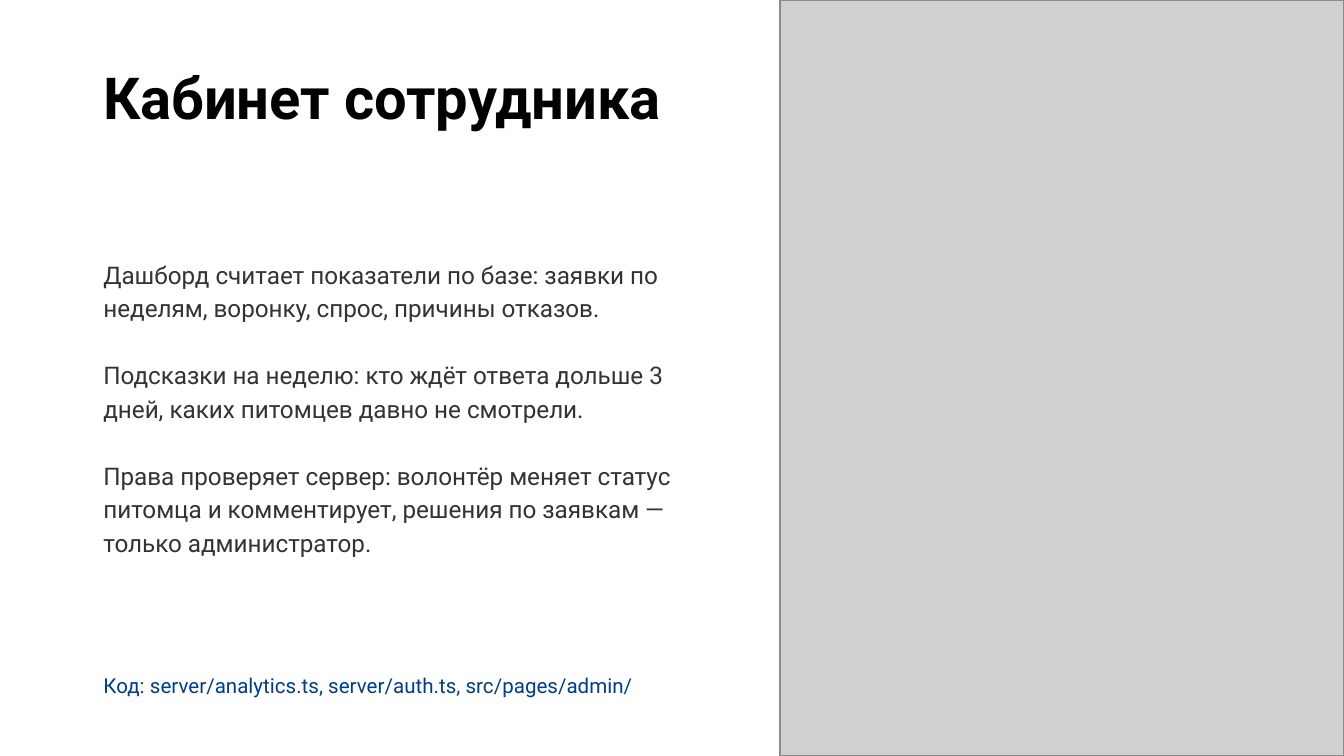
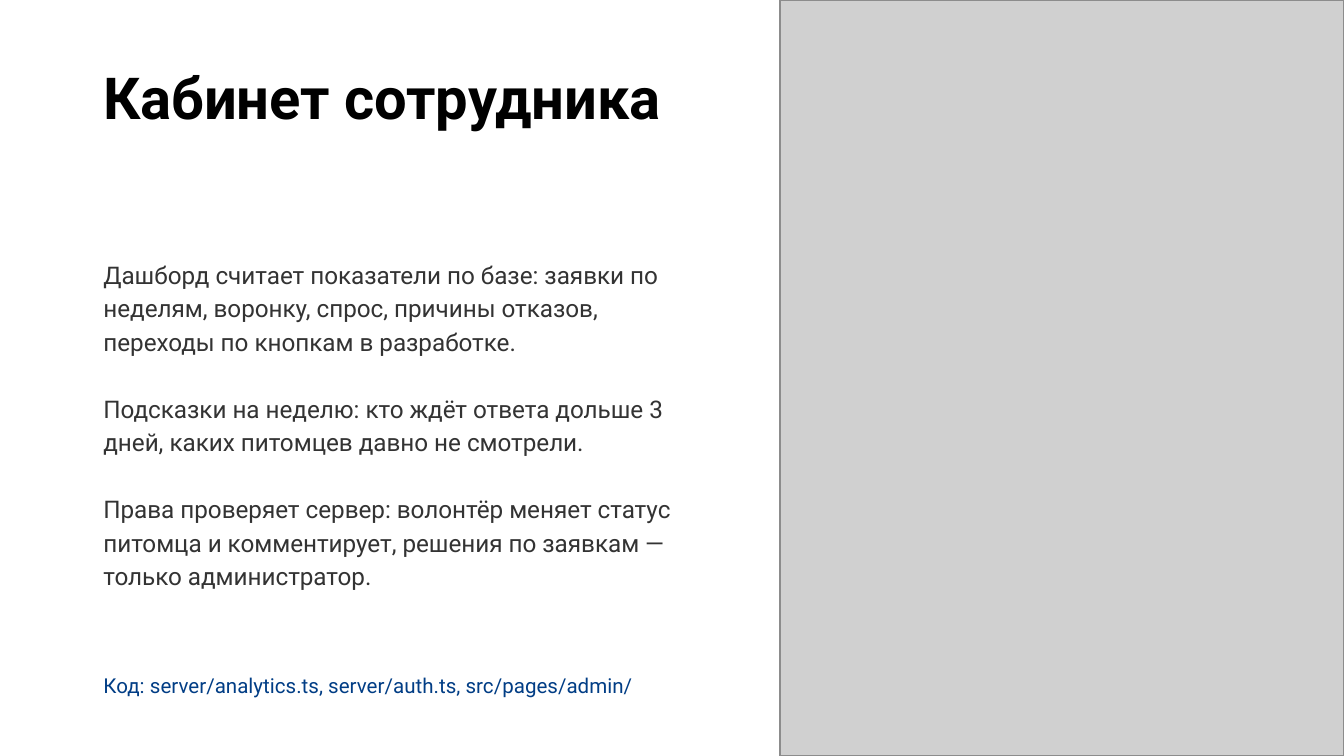
Before and after one commit to VitalyKruk/dobryi-dom, a slide deck: slide 11 of docs/Добрый_дом_Защита_проекта.pptx. Drawn at 1344x756 pixels with LibreOffice and Linux fonts; fonts in the diff are those of the drawing; grey boxes stand for pictures; background and template pictures are left out. Boxes give left, top, right and bottom in pixels: in the first picture for what was removed or moved away, otherwise in the second. Text is boxed around its words. In the diff, an @@ line names an element or a change of style, - is before the commit and + after.

```diff
--- a/docs/Добрый_дом_Защита_проекта.pptx
+++ b/docs/Добрый_дом_Защита_проекта.pptx
@@ title at bbox=[103, 265, 671, 586]: text changed @@
-Дашборд считает показатели по базе: заявки по неделям, воронку, спрос, причины отказов.
-Подсказки на неделю: кто ждёт ответа дольше 3 дней, каких питомцев давно не смотрели.
-Права проверяет сервер: волонтёр меняет статус питомца и комментирует, решения по заявкам — только администратор.
+Дашборд считает показатели по базе: заявки по неделям, воронку, спрос, причины отказов, переходы по кнопкам в разработке.
+Подсказки на неделю: кто ждёт ответа дольше 3 дней, каких питомцев давно не смотрели.
+Права проверяет сервер: волонтёр меняет статус питомца и комментирует, решения по заявкам — только администратор.
```
Also in this commit, not shown: 7 other slides changed, 1 other file.
